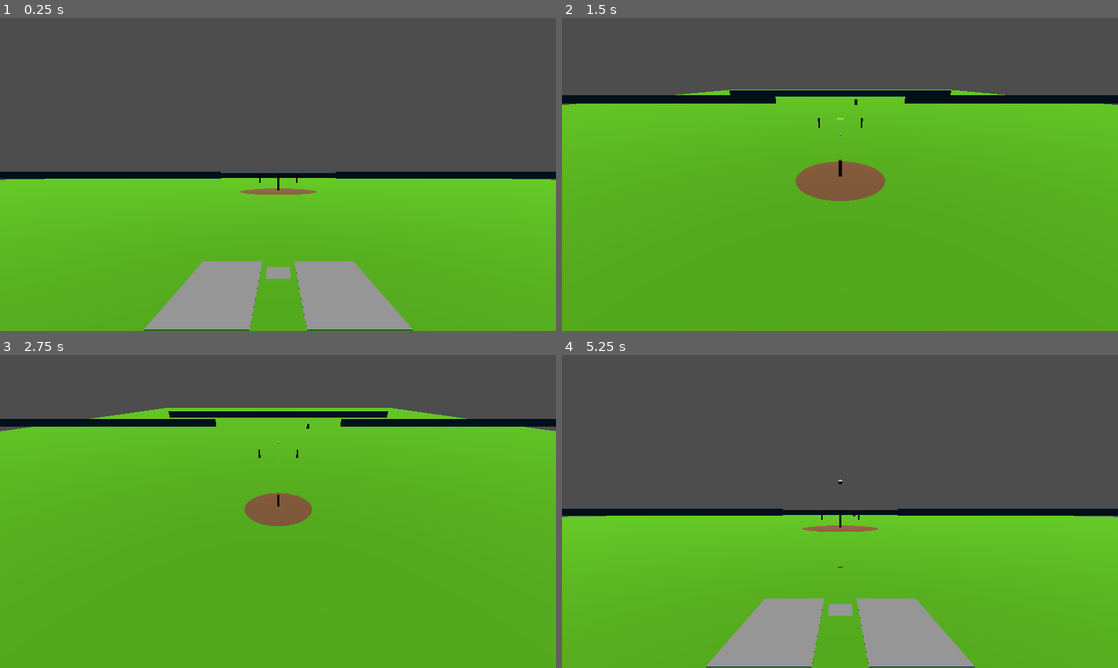
Above: before the commit, frames 1-4 (two rows, left to right).
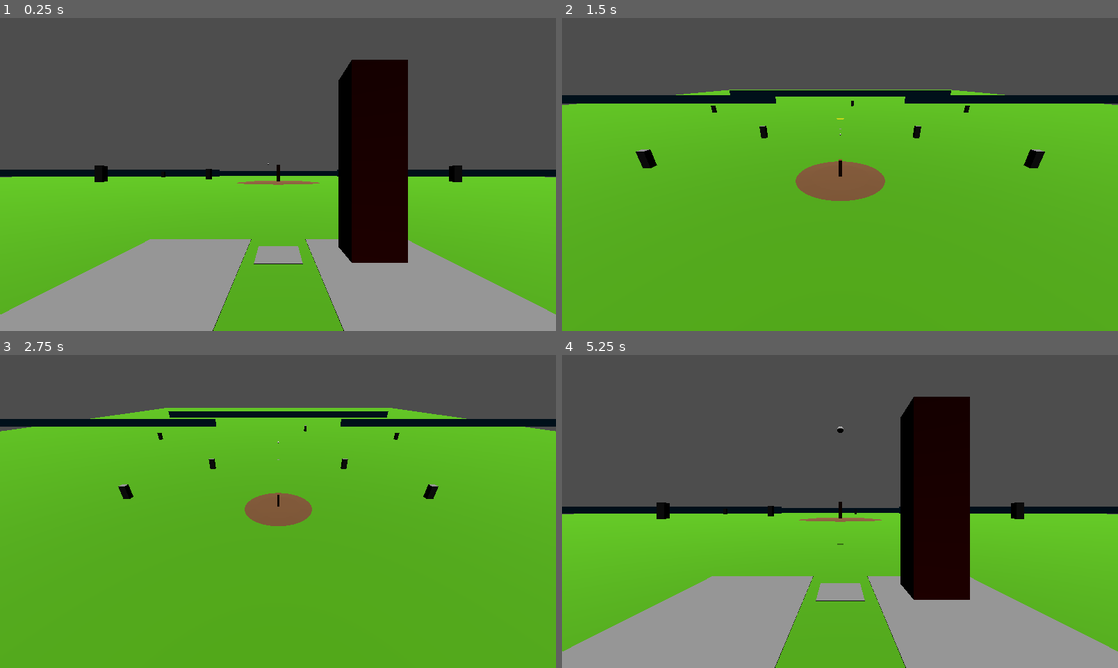
Above: after the commit, the same moments.

Repository: faintdeception/BaseballRivals_GD
Game: Godot game, scene res://gameplay/gameplay.tscn
The game is run twice, just before and just after one commit, with the same random seed, the same clock (stepped at 60 frames per second) and the same inputs. The project has no main scene, so this scene is started directly.
Inputs (mouse positions are in pixels of both pictures, inside the frame that each line leads up to):
- Up to frame 1 (0.25 s): no input
- Up to frame 2 (1.5 s): tap Enter at 0.5 s; move the mouse to (962, 158) at 0.52 s; hold D 0.53-1.25 s; tap 1 at 0.6 s; click (962, 158) at 0.67 s; tap Space at 0.77 s; tap 2 at 0.8 s; drag from (728, 190) to (812, 237) at 1.27 s
- Up to frame 3 (2.75 s): move the mouse to (333, 442) at 2.02 s; hold D from 2.03 s (still down); tap 3 at 2.1 s; tap 4 at 2.3 s
- Up to frame 4 (5.25 s): release D at 2.75 s; drag from (812, 574) to (673, 464) at 2.77 s; move the mouse to (1006, 558) at 3.52 s; hold A 3.53-4.25 s; tap 1 at 3.6 s; tap Space at 3.77 s; tap 2 at 3.8 s; drag from (673, 464) to (756, 433) at 4.27 s; move the mouse to (867, 511) at 5.02 s; hold S from 5.03 s (still down); tap 3 at 5.1 s; click (867, 511) at 5.17 s

The runs differ from the first frame. In frame 1, 25% of the frame differs, in the area x 0-100%, y 13-100%; in frame 2, 0.5%; in frame 3, 0.3%; in frame 4, 25%.

Commit message:
Add batter and update gameplay mechanics for baseball simulation
- Introduced batter actor with swing mechanics and connection to pitcher.
- Updated fielder logic to include base targets and improved catching mechanics.
- Adjusted pitcher logic to delegate strike recording to the batter.
- Enhanced gameplay scene to integrate new batter and fielders.

Diff:
--- a/gameplay/actors/baseball.gd
+++ b/gameplay/actors/baseball.gd
@@ -3,13 +3,15 @@
 ## Becomes true once the ball touches the ground after being reset; a fielder
 ## can only record an out on a ball that has not.
 var has_touched_ground: bool = false
+## True once the ball has been hit; fielders can't catch a pitch.
+var in_play: bool = false
 ## Ball center at or below this height counts as touching the ground (radius is 0.074).
 @export var ground_touch_height: float = 0.2
 
 
 # Called when the node enters the scene tree for the first time.
 func _ready():
-	pass # Replace with function body.
+	EventBus.ball_hit.connect(func(ball: RigidBody3D): if ball == self: in_play = true)
 
 
 func _physics_process(_delta):
@@ -28,6 +30,7 @@
 	angular_velocity = Vector3.ZERO
 	visible = true
 	has_touched_ground = false
+	in_play = false
 
 
 func launch(velocity: Vector3):
--- /dev/null
+++ b/gameplay/actors/batter.gd
@@ -0,0 +1,38 @@
+extends Node3D
+
+@export var baseball: RigidBody3D
+@export var pitcher: Node3D
+## Pitches travel toward -Z, so the swing fires when the ball's Z drops to this value.
+@export var swing_trigger_z: float = 3.0
+@export var swing_radius_x: float = 0.5
+@export var swing_radius_y: float = 0.6
+@export var contact_speed: float = 30.0
+## Center of the contact box (home plate).
+@export var plate_position: Vector3 = Vector3.ZERO
+
+var has_swung: bool = false
+
+
+func _ready():
+	pitcher.ball_pitched.connect(_on_ball_pitched)
+
+
+func _on_ball_pitched(_ball: RigidBody3D):
+	has_swung = false
+
+
+func _physics_process(_delta):
+	if has_swung or baseball.freeze or baseball.in_play:
+		return
+	if baseball.global_position.z <= swing_trigger_z:
+		_swing()
+
+
+func _swing():
+	has_swung = true
+	var offset = baseball.global_position - plate_position
+	if absf(offset.x) < swing_radius_x and offset.y >= 0.0 and offset.y <= swing_radius_y:
+		baseball.launch(Vector3(0, 0.2, 1) * contact_speed)
+		EventBus.ball_hit.emit(baseball)
+	else:
+		GameState.record_strike()
--- /dev/null
+++ b/gameplay/actors/batter.tscn
@@ -0,0 +1,17 @@
+[gd_scene load_steps=4 format=3]
+
+[ext_resource type="Script" path="res://gameplay/actors/batter.gd" id="1_batter"]
+
+[sub_resource type="StandardMaterial3D" id="StandardMaterial3D_batter"]
+albedo_color = Color(0.8, 0.2, 0.2, 1)
+
+[sub_resource type="BoxMesh" id="BoxMesh_batter"]
+material = SubResource("StandardMaterial3D_batter")
+size = Vector3(0.5, 1.8, 0.4)
+
+[node name="Batter" type="Node3D"]
+script = ExtResource("1_batter")
+
+[node name="MeshInstance3D" type="MeshInstance3D" parent="."]
+transform = Transform3D(1, 0, 0, 0, 1, 0, 0, 0, 1, 0, 0.9, 0)
+mesh = SubResource("BoxMesh_batter")
--- a/gameplay/actors/fielder.gd
+++ b/gameplay/actors/fielder.gd
@@ -40,6 +40,12 @@
 ## Debug alternative to holding LB on a controller.
 @export var throw_modifier_key: Key = KEY_SHIFT
 @export var throw_key: Key = KEY_SPACE
+## Base targets for Space (Home) and keys 1-4. Unset ones fall back to the sibling
+## fielder with the matching name (FirstBase, SecondBase, ThirdBase, Catcher for home).
+@export var first_base: Node3D
+@export var second_base: Node3D
+@export var third_base: Node3D
+@export var home_plate: Node3D
 
 var has_ball: bool = false
 var _cooldown: float = 0.0
@@ -65,22 +71,32 @@
 	_move()
 	if has_ball:
 		baseball.global_position = global_position + Vector3.UP * hold_height
-	elif is_player_controlled:
+	else:
 		_try_catch()
-	else:
-		_log("not catching: is_player_controlled is false")
 
 
 func _unhandled_input(event: InputEvent) -> void:
 	if not (is_player_controlled and has_ball):
 		return
-	var pressed := false
+	var target: Node3D = null
 	if event is InputEventKey and event.pressed and not event.echo:
-		pressed = event.physical_keycode == throw_key and Input.is_physical_key_pressed(throw_modifier_key)
-	elif event is InputEventJoypadButton and event.pressed:
-		pressed = event.button_index == JOY_BUTTON_A and Input.is_joy_button_pressed(event.device, JOY_BUTTON_LEFT_SHOULDER)
-	if pressed:
-		throw_ball()
+		match event.physical_keycode:
+			KEY_1: target = _base_target(first_base, "FirstBase")
+			KEY_2: target = _base_target(second_base, "SecondBase")
+			KEY_3: target = _base_target(third_base, "ThirdBase")
+			KEY_4: target = _base_target(home_plate, "Catcher")
+			throw_key:
+				if Input.is_physical_key_pressed(throw_modifier_key):
+					throw_ball()
+					return
+				target = _base_target(home_plate, "Catcher")
+	elif event is InputEventJoypadButton and event.pressed and event.button_index == JOY_BUTTON_A:
+		if Input.is_joy_button_pressed(event.device, JOY_BUTTON_LEFT_SHOULDER):
+			throw_ball()
+			return
+		target = _base_target(home_plate, "Catcher")
+	if target != null:
+		throw_ball(target)
 
 
 func _move() -> void:
@@ -110,6 +126,8 @@
 	if baseball == null:
 		_log("no baseball assigned", true)
 		return
+	if baseball.get("in_play") != true:
+		return
 	if _cooldown > 0.0:
 		_log("rejected: recatch cooldown %.2fs left" % _cooldown)
 		return
@@ -129,6 +147,8 @@
 		return
 	_log(("FIELDED (ground ball); " if on_ground else "CAUGHT (in flight); ") + summary, true)
 	has_ball = true
+	for f: Fielder in get_tree().get_nodes_in_group("fielders"):
+		f.is_player_controlled = (f == self)
 	baseball.freeze = true
 	baseball.linear_velocity = Vector3.ZERO
 	baseball.global_position = global_position + Vector3.UP * hold_height
@@ -140,9 +160,10 @@
 		EventBus.ball_caught.emit(self, baseball)
 
 
-func throw_ball() -> void:
-	var target := _nearest_target()
-	if not has_ball or target == null:
+func throw_ball(target: Node3D = null) -> void:
+	if target == null:
+		target = _nearest_target()
+	if not has_ball or target == null or target == self:
 		return
 	var flat := target.global_position - global_position
 	flat.y = 0.0
@@ -170,3 +191,10 @@
 			best_dist = d
 			best = t
 	return best
+
+
+func _base_target(exported: Node3D, sibling_name: String) -> Node3D:
+	if exported != null:
+		return exported
+	var parent := get_parent()
+	return parent.get_node_or_null(sibling_name) as Node3D if parent != null else null
--- a/gameplay/actors/pitcher.gd
+++ b/gameplay/actors/pitcher.gd
@@ -45,10 +45,7 @@
 	# Get ready for the next pitch first, because a strikeout below sets DONE.
 	timer = time_between_pitches
 	state = State.WAITING
-
-	# TODO: every pitch is a strike for now. Once the strike zone/umpire exists,
-	# it should call GameState.record_strike() or record_ball() instead of the pitcher.
-	GameState.record_strike()
+	# Strikes are now recorded by the batter (whiff); a strike zone/umpire will handle takes later.
 
 
 func _on_strikeout():
--- a/gameplay/gameplay.tscn
+++ b/gameplay/gameplay.tscn
@@ -9,6 +9,7 @@
 [ext_resource type="Script" path="res://gameplay/directors/defense_director.gd" id="7_defdir"]
 [ext_resource type="Script" path="res://gameplay/actors/ball_shadow.gd" id="8_ballshadow"]
 [ext_resource type="PackedScene" path="res://gameplay/ui/landing_indicator.tscn" id="9_landind"]
+[ext_resource type="PackedScene" path="res://gameplay/actors/batter.tscn" id="10_batter"]
 
 [sub_resource type="StandardMaterial3D" id="StandardMaterial3D_aunk2"]
 albedo_color = Color(0.301783, 0.651574, 0, 1)
@@ -67,7 +68,7 @@
 [node name="Cameras" type="Node3D" parent="."]
 
 [node name="BatterCam" type="Camera3D" parent="Cameras"]
-transform = Transform3D(-1, 0, -8.74228e-08, 0, 1, 0, 8.74228e-08, 0, -1, 0, 1.7832, -3.70162)
+transform = Transform3D(-1, 0, -8.74228e-08, 0, 1, 0, 8.74228e-08, 0, -1, 0, 0.783, -2)
 current = true
 
 [node name="FieldingCam" type="Camera3D" parent="Cameras"]
@@ -142,21 +143,53 @@
 [node name="ReleasePoint" type="Node3D" parent="Actors/Pitcher"]
 transform = Transform3D(1, 0, 0, 0, 1, 0, 0, 0, 1, 1, 1, 0)
 
+[node name="Batter" parent="Actors" node_paths=PackedStringArray("baseball", "pitcher") instance=ExtResource("10_batter")]
+transform = Transform3D(1, 0, 0, 0, 1, 0, 0, 0, 1, -0.9, 0, 0)
+baseball = NodePath("../Baseball")
+pitcher = NodePath("../Pitcher")
+
 [node name="Fielders" type="Node3D" parent="Actors"]
 
+[node name="Catcher" parent="Actors/Fielders" node_paths=PackedStringArray("baseball", "throw_targets") instance=ExtResource("6_fielder")]
+transform = Transform3D(1, 0, 0, 0, 1, 0, 0, 0, 1, 0, 0, -2)
+baseball = NodePath("../../Baseball")
+throw_targets = [NodePath("../FirstBase"), NodePath("../SecondBase"), NodePath("../Shortstop"), NodePath("../ThirdBase")]
+
+[node name="FirstBase" parent="Actors/Fielders" node_paths=PackedStringArray("baseball", "throw_targets") instance=ExtResource("6_fielder")]
+transform = Transform3D(1, 0, 0, 0, 1, 0, 0, 0, 1, 20, 0, 21)
+baseball = NodePath("../../Baseball")
+throw_targets = [NodePath("../SecondBase"), NodePath("../Shortstop"), NodePath("../ThirdBase")]
+
+[node name="SecondBase" parent="Actors/Fielders" node_paths=PackedStringArray("baseball", "throw_targets") instance=ExtResource("6_fielder")]
+transform = Transform3D(1, 0, 0, 0, 1, 0, 0, 0, 1, 12, 0, 33)
+baseball = NodePath("../../Baseball")
+throw_targets = [NodePath("../FirstBase"), NodePath("../Shortstop"), NodePath("../ThirdBase")]
+
+[node name="Shortstop" parent="Actors/Fielders" node_paths=PackedStringArray("baseball", "throw_targets") instance=ExtResource("6_fielder")]
+transform = Transform3D(1, 0, 0, 0, 1, 0, 0, 0, 1, -12, 0, 33)
+baseball = NodePath("../../Baseball")
+throw_targets = [NodePath("../FirstBase"), NodePath("../SecondBase"), NodePath("../ThirdBase")]
+
+[node name="ThirdBase" parent="Actors/Fielders" node_paths=PackedStringArray("baseball", "throw_targets") instance=ExtResource("6_fielder")]
+transform = Transform3D(1, 0, 0, 0, 1, 0, 0, 0, 1, -20, 0, 21)
+baseball = NodePath("../../Baseball")
+throw_targets = [NodePath("../FirstBase"), NodePath("../SecondBase"), NodePath("../Shortstop")]
+
+[node name="LeftField" parent="Actors/Fielders" node_paths=PackedStringArray("baseball", "throw_targets") instance=ExtResource("6_fielder")]
+transform = Transform3D(1, 0, 0, 0, 1, 0, 0, 0, 1, -35, 0, 60)
+baseball = NodePath("../../Baseball")
+throw_targets = [NodePath("../FirstBase"), NodePath("../SecondBase"), NodePath("../Shortstop"), NodePath("../ThirdBase")]
+
 [node name="CenterField" parent="Actors/Fielders" node_paths=PackedStringArray("baseball", "throw_targets") instance=ExtResource("6_fielder")]
-transform = Transform3D(1, 0, 0, 0, 1, 0, 0, 0, 1, 0, 0, 80)
+transform = Transform3D(1, 0, 0, 0, 1, 0, 0, 0, 1, 0, 0, 75)
 is_player_controlled = true
 baseball = NodePath("../../Baseball")
-throw_targets = [NodePath("../SecondBasePlayer"), NodePath("../Shortstop")]
-
-[node name="Shortstop" type="MeshInstance3D" parent="Actors/Fielders"]
-transform = Transform3D(1, 0, 0, 0, 1, 0, 0, 0, 1, 4, 0.9, 40)
-mesh = SubResource("BoxMesh_51ld1")
-
-[node name="SecondBasePlayer" type="MeshInstance3D" parent="Actors/Fielders"]
-transform = Transform3D(1, 0, 0, 0, 1, 0, 0, 0, 1, -4, 0.9, 40)
-mesh = SubResource("BoxMesh_51ld1")
+throw_targets = [NodePath("../FirstBase"), NodePath("../SecondBase"), NodePath("../Shortstop"), NodePath("../ThirdBase")]
+
+[node name="RightField" parent="Actors/Fielders" node_paths=PackedStringArray("baseball", "throw_targets") instance=ExtResource("6_fielder")]
+transform = Transform3D(1, 0, 0, 0, 1, 0, 0, 0, 1, 35, 0, 60)
+baseball = NodePath("../../Baseball")
+throw_targets = [NodePath("../FirstBase"), NodePath("../SecondBase"), NodePath("../Shortstop"), NodePath("../ThirdBase")]
 
 [node name="Directors" type="Node" parent="."]
 
Not shown: 1 places in gameplay/gameplay.tscn that only renumber resources
